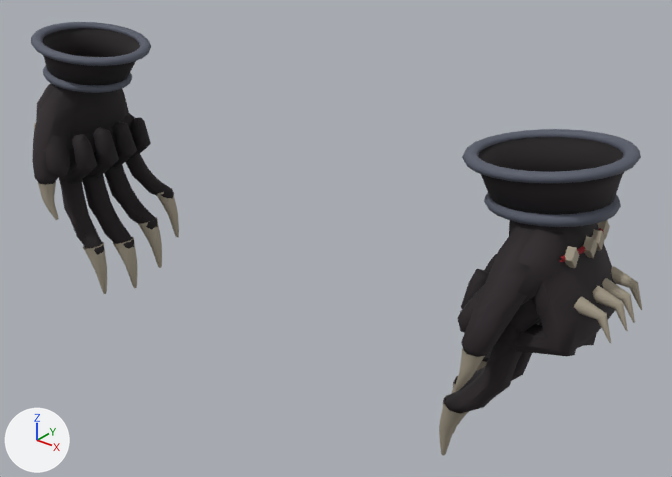
What one commit did to the glTF model assets/models/gear/g_dragonknight_dark_d.glb.
Before and after are seen from a 50 mm camera at (0.572, -0.628, 0.9) aimed at (0.053, 0.021, 0.498). Every picture has the same lights, and +X, +Y and +Z are marked at lower left. The picture after the commit comes second. Where no turn or scale is listed for an object, it has been applied to the vertices.

In view in the first picture: 'ArmL_Gauntlet', 'ArmL_Hand', 'ArmL_HandOpen', 'ArmR_Gauntlet', 'ArmR_Hand', 'ArmR_HandOpen'.
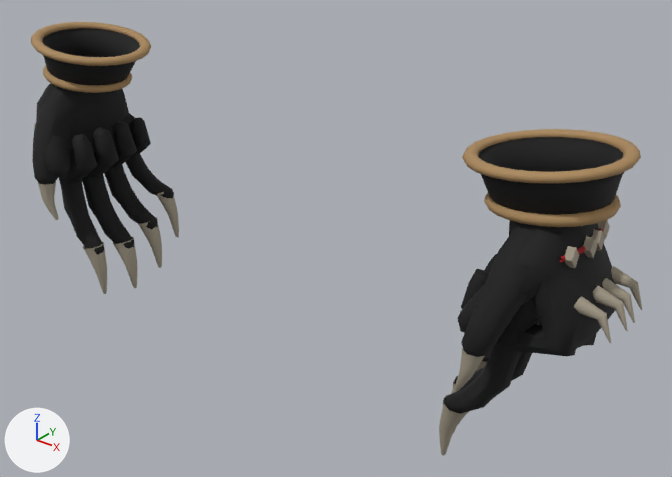
Where the change shows, as pixel boxes (x1, y1, x2, y2) in the pictures (672 x 477 px):
'ArmL_Gauntlet', surface changed (lighter)
    both: (462, 129, 641, 227)
'ArmR_Gauntlet', surface changed (lighter)
    both: (31, 22, 151, 93)

What changed in the scene script:
```text
Change mat_drk_dark_gold:
    where n2 = _N.new('ShaderNodeMix'); n2.name = 'Mix'
    n2.inputs[7].default_value: (0.0908, 0.102, 0.138, 1.0) -> (0.397, 0.242, 0.102, 1.0)  # 'B', greyish blue #555a68 -> 'B', brown #a9875a
```
